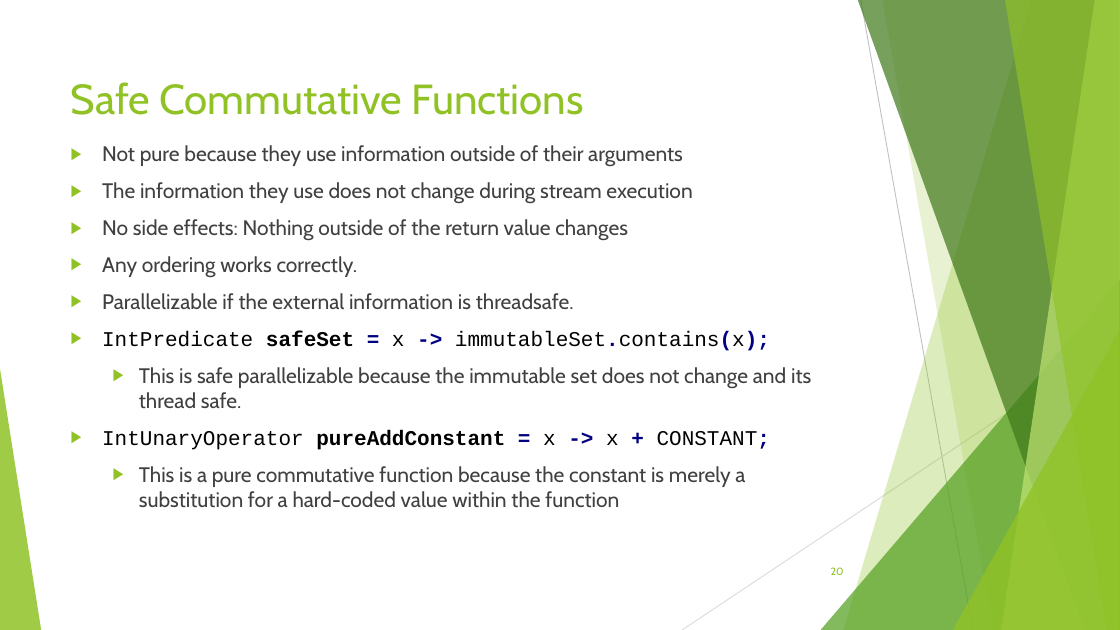
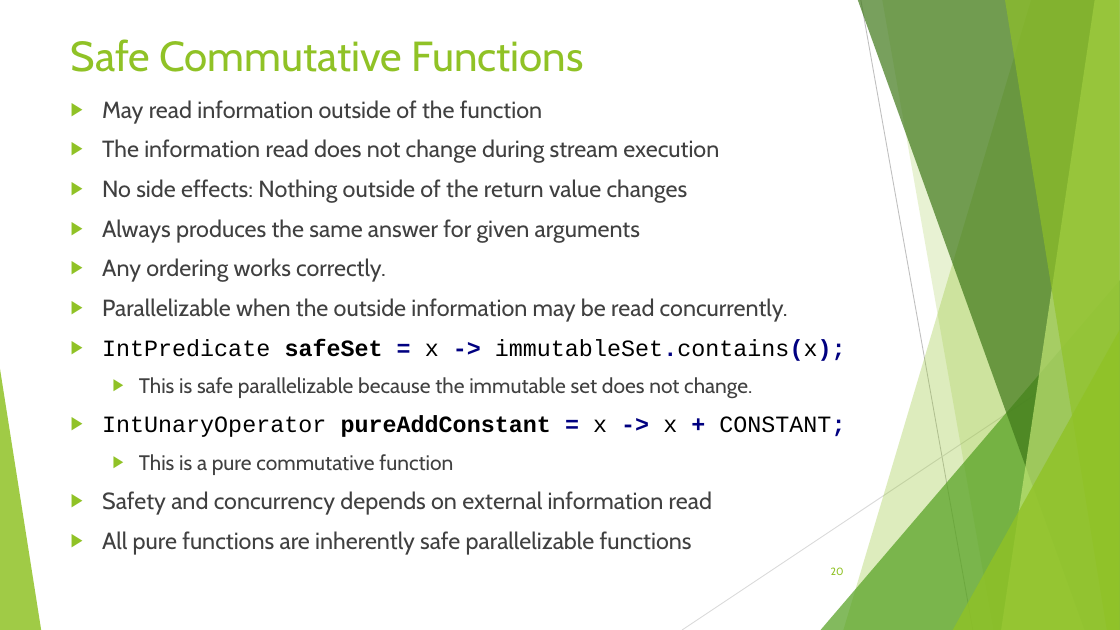
Before and after one commit to RichardRoda/2017-CodePaLOUsa-Lambda, a slide deck: slide 20 of Learning to Love the Lambda in the Stream.pptx. Drawn at 1120x630 pixels with LibreOffice and Linux fonts; fonts in the diff are those of the drawing. Boxes give left, top, right and bottom in pixels: in the first picture for what was removed or moved away, otherwise in the second. Text is boxed around its words. In the diff, an @@ line names an element or a change of style, - is before the commit and + after.

```diff
--- a/Learning to Love the Lambda in the Stream.pptx
+++ b/Learning to Love the Lambda in the Stream.pptx
@@ title "Safe Commutative Functions": place and size @@
-title "Safe Commutative Functions" at (71,82,584,115)
+title "Safe Commutative Functions" at (71,39,584,72)
@@ text "May read information outside of ...": place and size @@
-text "May read information outside of ..." at (102,145,811,507)
+text "May read information outside of ..." at (102,100,846,555)
@@ text at (102,100,719,163): text changed; size 18 to 20 pt @@
-▶ Not pure because they use information outside of their arguments
-▶ The information they use does not change during stream execution
+▶ May read information outside of the function
+▶ The information read does not change during stream execution
@@ text at (102,179,846,437): size 18 to 20 pt in "No side effects: Nothing outside of the ...", "Any ordering works correctly.", "IntPredicate safeSet = x -> immutableSet.contains(x);", "IntUnaryOperator pureAddConstant = x -> x + ..." @@
@@ text at (102,219,640,243): paragraph added @@
+▶ Always produces the same answer for given arguments
@@ text at (102,298,788,322): text changed; size 18 to 20 pt @@
-▶ Parallelizable if the external information is threadsafe.
+▶ Parallelizable when the outside information may be read concurrently.
@@ text at (139,377,752,398): text changed @@
-  ▶ This is safe parallelizable because the immutable set does not change and its thread safe.
+  ▶ This is safe parallelizable because the immutable set does not change.
@@ text at (102,454,712,555): text changed; size 18 to 20 pt @@
-  ▶ This is a pure commutative function because the constant is merely a substitution for a hard-coded value within the function
+  ▶ This is a pure commutative function
+▶ Safety and concurrency depends on external information read
+▶ All pure functions are inherently safe parallelizable functions
```
Also in this commit, not shown: 8 other slides changed, 1 other file.
